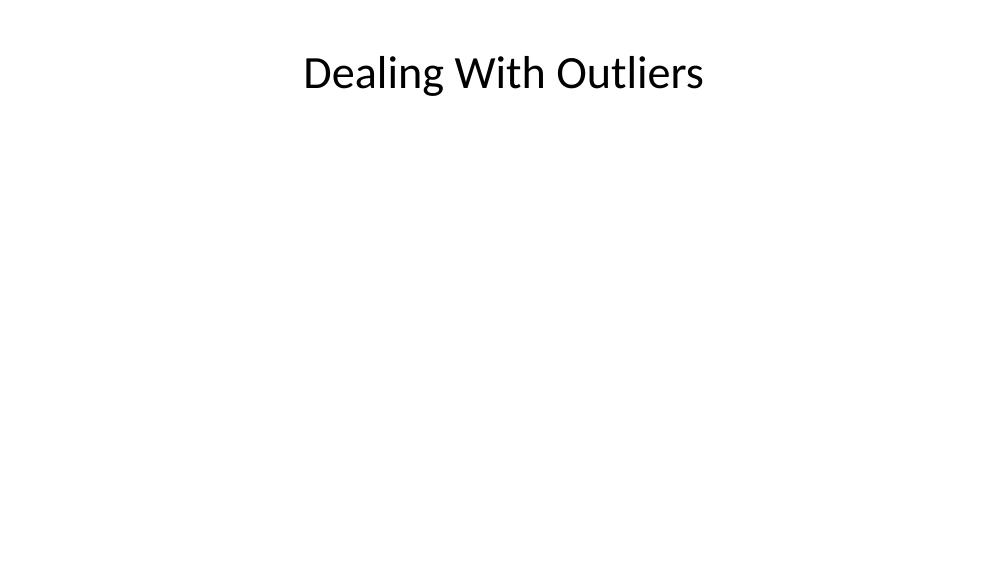
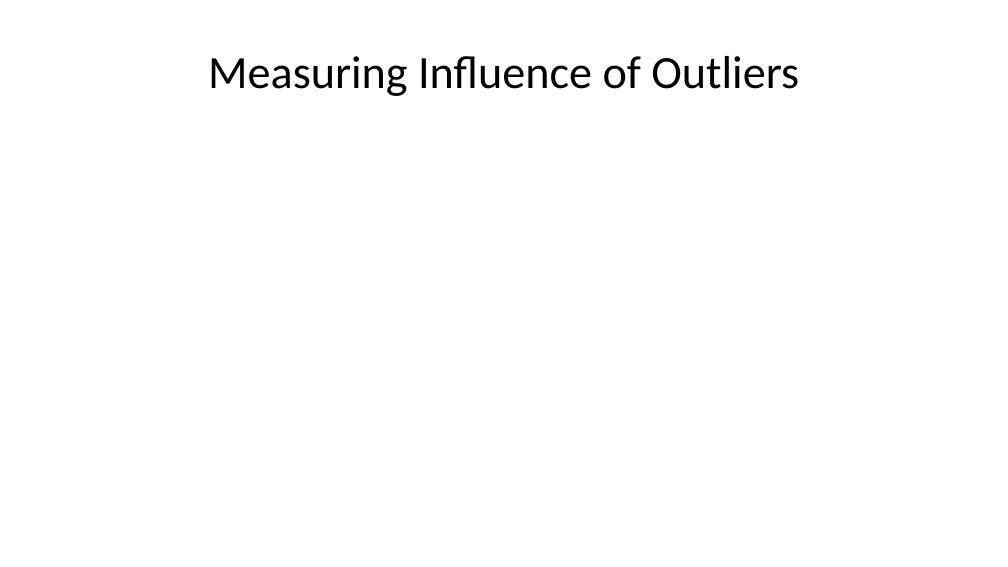
Before and after one commit to StephenElston/CSCI-E-83, a slide deck: slide 30 of LectureSlides/10b_ModelsFor OutliersAndOverdispersion.pptx (slide 20 before the commit). Drawn at 1008x567 pixels with LibreOffice and Linux fonts; fonts in the diff are those of the drawing; grey boxes stand for pictures. Boxes give left, top, right and bottom in pixels: in the first picture for what was removed or moved away, otherwise in the second. Text is boxed around its words. In the diff, an @@ line names an element or a change of style, - is before the commit and + after.

```diff
--- a/LectureSlides/10b_ModelsFor OutliersAndOverdispersion.pptx
+++ b/LectureSlides/10b_ModelsFor OutliersAndOverdispersion.pptx
@@ title at (208, 56, 799, 96): text changed @@
-Dealing With Outliers
+Measuring Influence of Outliers
```
Also in this commit, not shown: 5 other slides changed, 11 slides added, 2 slides removed.
